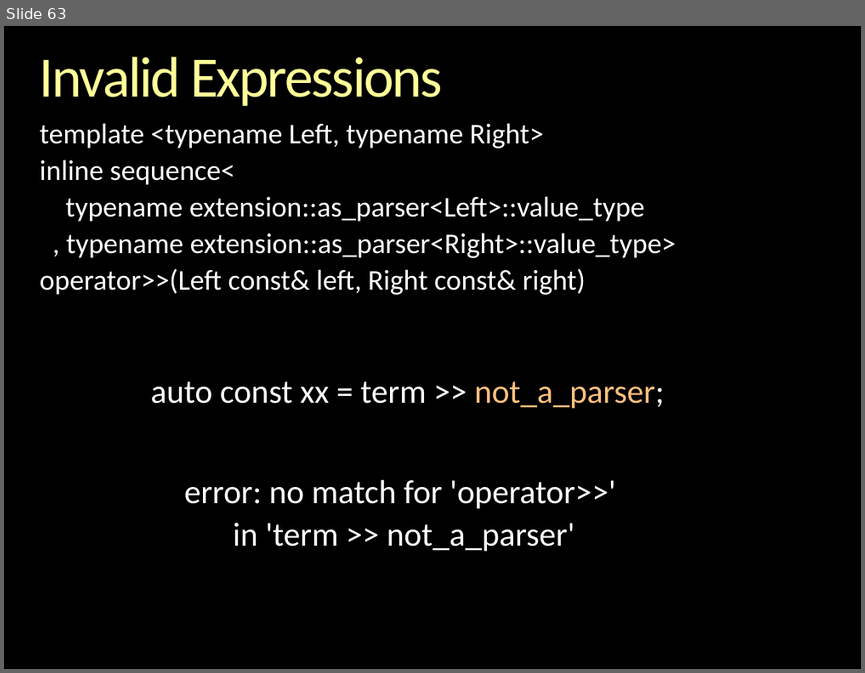
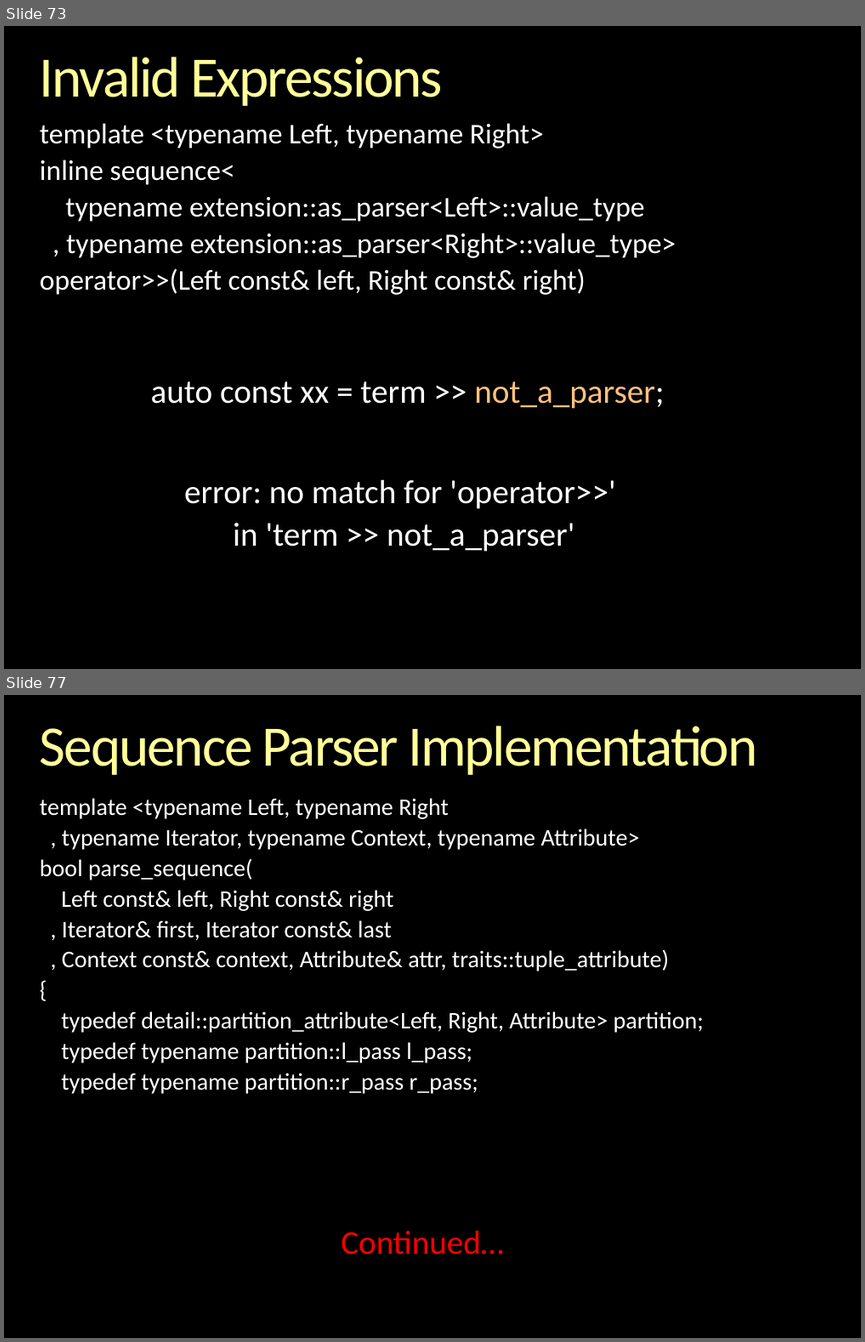
Before and after one commit to boostorg/spirit, a slide deck: libs/spirit/doc/cppnow_2013/Inside Spirit X3.pptx. Shown one above the other, each under a label of ours: slide 63 before the commit, slides 73 and 77 after it; the slides between them are not shown. The pictures are 865x673 and 865x1342 pixels, drawn with LibreOffice and Linux fonts; fonts in the diff are those of the drawing; background and template pictures are left out. Boxes give left, top, right and bottom in pixels: in the first picture for what was removed or moved away, otherwise in the second. Text is boxed around its words. In the diff, an @@ line names an element or a change of style, - is before the commit and + after.

```diff
--- a/libs/spirit/doc/cppnow_2013/Inside Spirit X3.pptx
+++ b/libs/spirit/doc/cppnow_2013/Inside Spirit X3.pptx
@@ slide 77 added at <box>4,695,861,1338</box>, background picture (left out) @@
@@ title added at <box>40,726,757,775</box>, 48 pt, text gradient #FFFFB9 to #FFFF99 to #F6AE1E @@
+Sequence Parser Implementation
@@ text added at <box>40,798,704,1094</box>, 20 pt, text #FFFFFF @@
+template <typename Left, typename Right
+, typename Iterator, typename Context, typename Attribute>
+bool parse_sequence(
+Left const& left, Right const& right
+, Iterator& first, Iterator const& last
+, Context const& context, Attribute& attr, traits::tuple_attribute)
+{
+typedef detail::partition_attribute<Left, Right, Attribute> partition;
+typedef typename partition::l_pass l_pass;
+typedef typename partition::r_pass r_pass;
@@ text added at <box>341,1230,504,1254</box>, 28 pt, text #FF0000 @@
+Continued…
@@ what was slide 63 is now slide 73 @@
```
Also in this commit, not shown: 1 slide changed, 24 other slides added.
